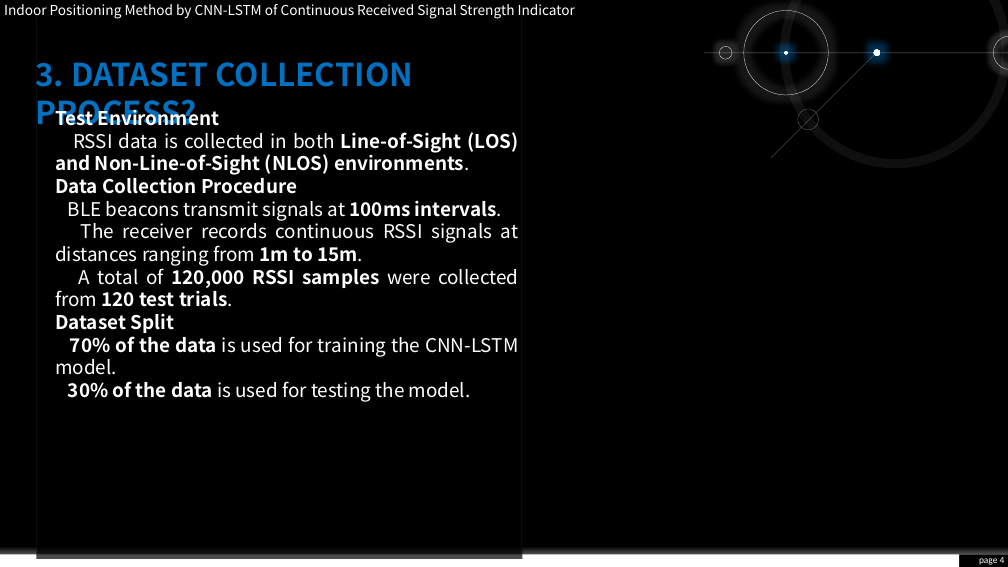
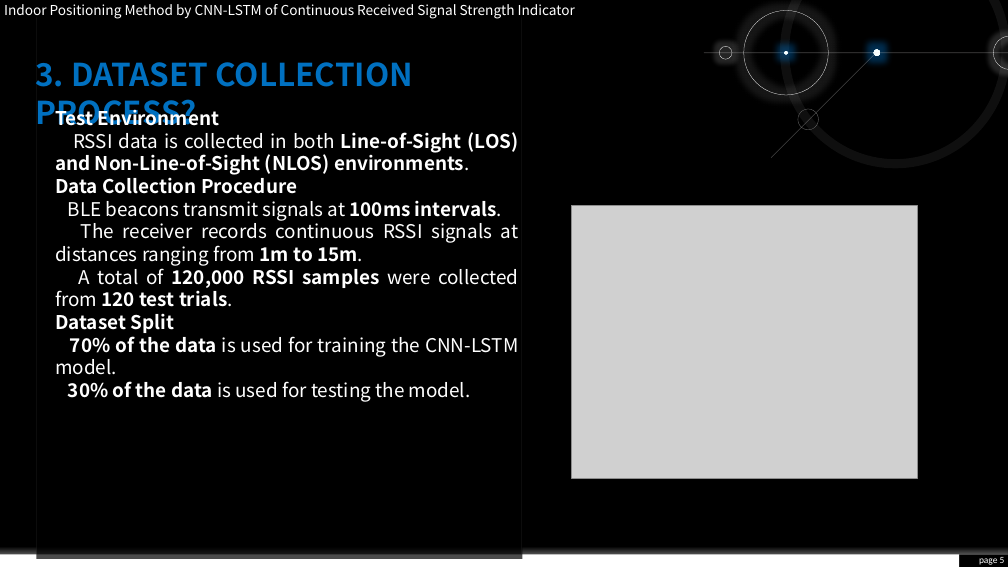
Before and after one commit to honguyenhoangphat/Scientific_Research, a slide deck: slide 5 of Task 4_20032025/Indoor Positioning Method by CNN-LSTM of Continuous Received Signal Strength Indicator.pptm (slide 4 before the commit). Drawn at 1008x567 pixels with LibreOffice and Linux fonts; fonts in the diff are those of the drawing; grey boxes stand for pictures. Boxes give left, top, right and bottom in pixels: in the first picture for what was removed or moved away, otherwise in the second. Text is boxed around its words. In the diff, an @@ line names an element or a change of style, - is before the commit and + after.

```diff
--- a/Task 4_20032025/Indoor Positioning Method by CNN-LSTM of Continuous Received Signal Strength Indicator.pptm
+++ b/Task 4_20032025/Indoor Positioning Method by CNN-LSTM of Continuous Received Signal Strength Indicator.pptm
@@ picture added at [572, 206, 918, 478] @@
@@ page number at [979, 557, 1005, 565]: text changed @@
-page 4
+page 5
```
Also in this commit, not shown: 1 other slide changed, 2 slides added, 1 slide removed, 5 other files.
